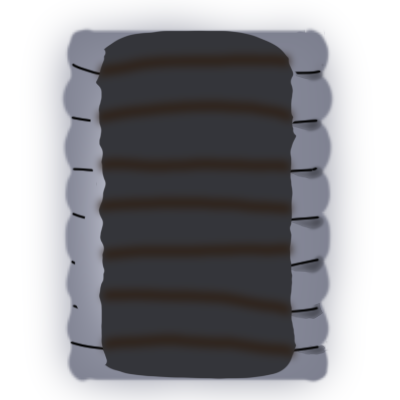
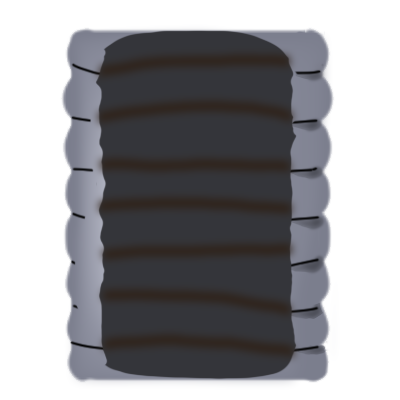
Before/after of a 400 x 400 layered artwork. What changed in the layer stack:
painted on "Слой 2" over left=28, top=0, right=367, bottom=400
painted on "Слой 2 копия" over left=59, top=26, right=336, bottom=384
